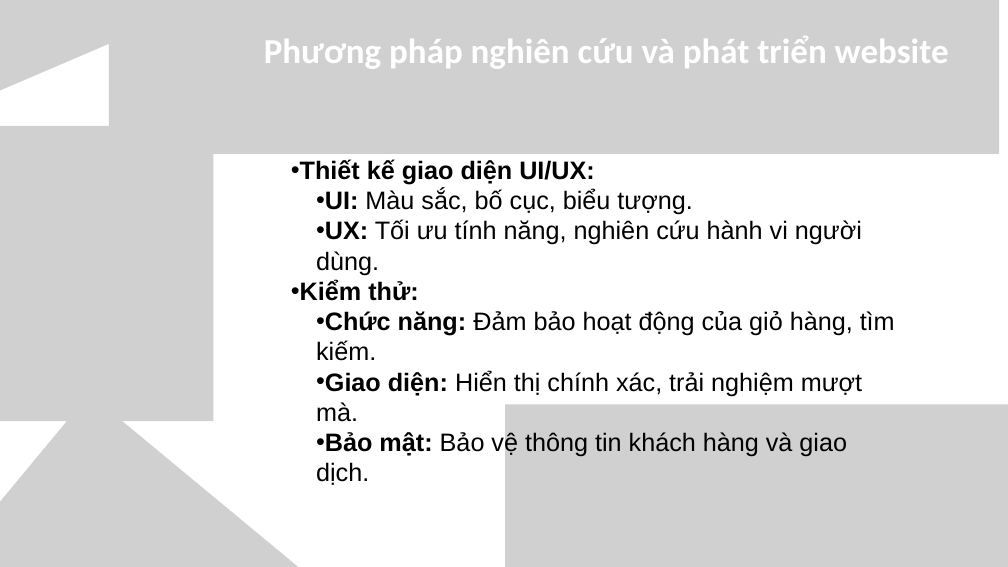
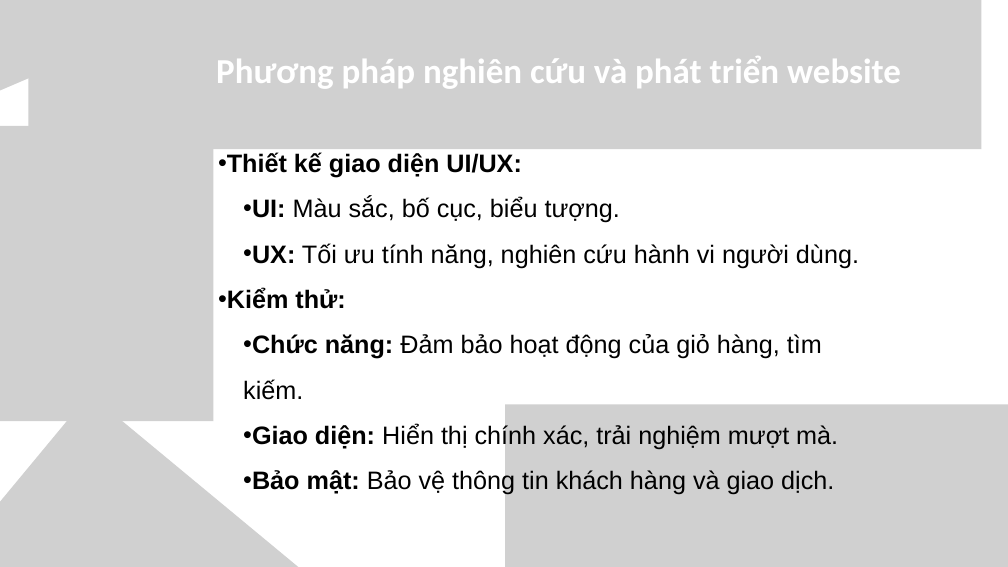
Before and after one commit to tuyethuetv/cn-da21ttb-latuyethue-xaydungwebsitebanmypham, a slide deck: slide 9 of thesis/abs/pwp.pptx. Drawn at 1008x567 pixels with LibreOffice and Linux fonts; fonts in the diff are those of the drawing; grey boxes stand for pictures; background and template pictures are left out. Boxes give left, top, right and bottom in pixels: in the first picture for what was removed or moved away, otherwise in the second. Text is boxed around its words. In the diff, an @@ line names an element or a change of style, - is before the commit and + after.

```diff
--- a/thesis/abs/pwp.pptx
+++ b/thesis/abs/pwp.pptx
@@ picture resized from (x1=109, y1=0, x2=999, y2=154) to (x1=28, y1=0, x2=981, y2=149) @@
@@ text "Phương pháp nghiên cứu và ..." moved from (x1=264, y1=36, x2=949, y2=69) to (x1=216, y1=56, x2=901, y2=89) @@
@@ text "Thiết kế giao diện UI/UX:" moved from (x1=300, y1=159, x2=895, y2=485) to (x1=227, y1=152, x2=859, y2=495) @@
@@ text "Thiết kế giao diện UI/UX:" at (x1=227, y1=152, x2=859, y2=495): line spacing 1 to 1.5 @@
```
Also in this commit, not shown: 10 other slides changed, 1 other file.
